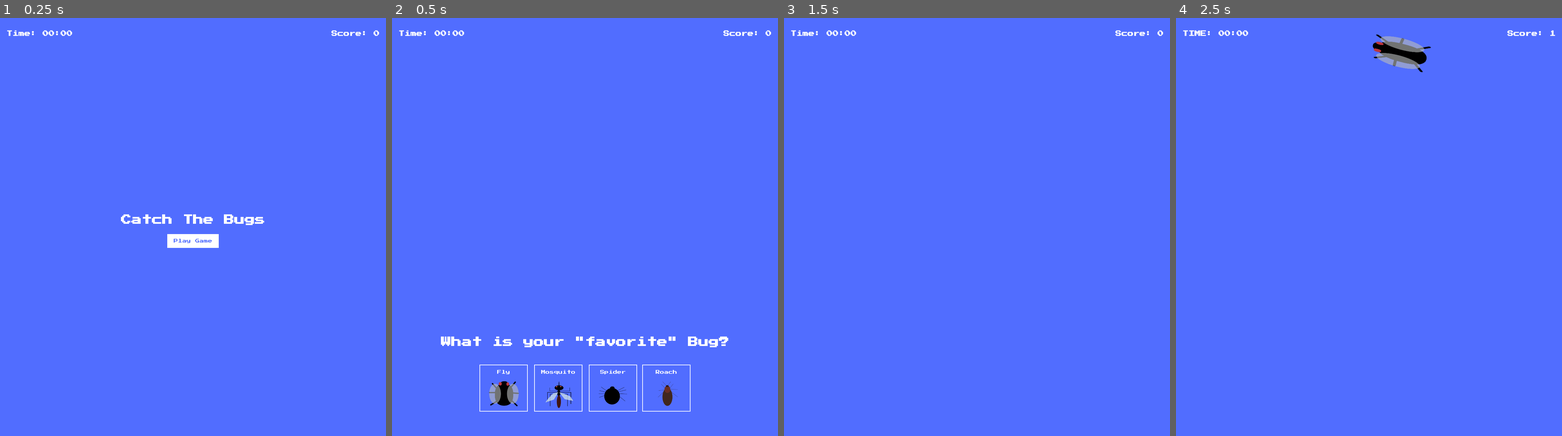
Above: before the commit, frames 1-4 (left to right).
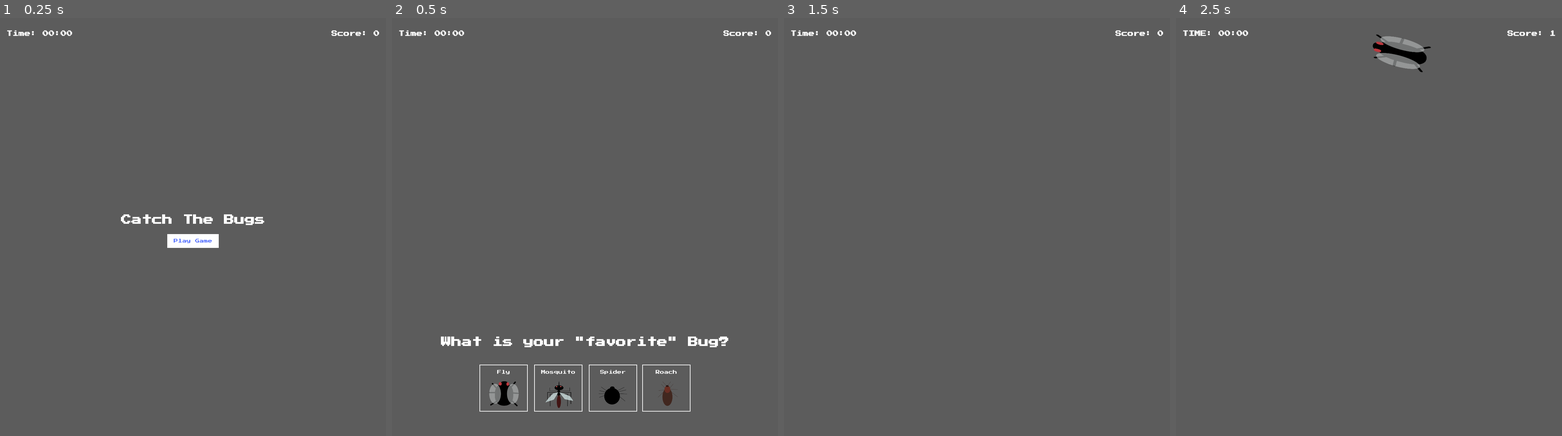
Above: after the commit, the same moments.

Repository: casgeosn-cmd/Insect-Catch-Game
Game: browser game, page index.html
Two runs of this game, one before a commit and one after it. Both use one fixed random seed, a clock stepped at 60 frames per second and the inputs below.
Inputs (mouse positions are in pixels of both pictures, inside the frame that each line leads up to):
- Up to frame 1 (0.25 s): no input
- Up to frame 2 (0.5 s): click "Play Game" at 0.27 s
- Up to frame 3 (1.5 s): click "Fly" at 1.27 s
- Up to frame 4 (2.5 s): click (1399, 51) at 2.47 s

The runs differ from the first frame. In frame 1, 99% of the frame differs, in the area x 0-100%, y 0-100%; in frame 2, 98%; in frame 3, 100%; in frame 4, 99%.

Commit message:
modified:   index.html 	modified:   styles.css

Diff:
--- a/index.html
+++ b/index.html
@@ -60,7 +60,7 @@
       <h3 id="time" class="time">Time: 00:00</h3>
       <h3 id="score" class="score">Score: 0</h3>
       <h5 id="message" class="message">
-        Are you annoyed yet? <br>
+        Is this bugging you yet? <br>
         You are playing an impossible game!
       </h5>
     </div>
--- a/styles.css
+++ b/styles.css
@@ -4,7 +4,7 @@
 }
 
 body {
-    background-color: #516dff;
+    background-color: #5c5c5c;
     color: #fff;
     font-family: 'Press Start 2P', sans-serif;
     height: 100vh;
